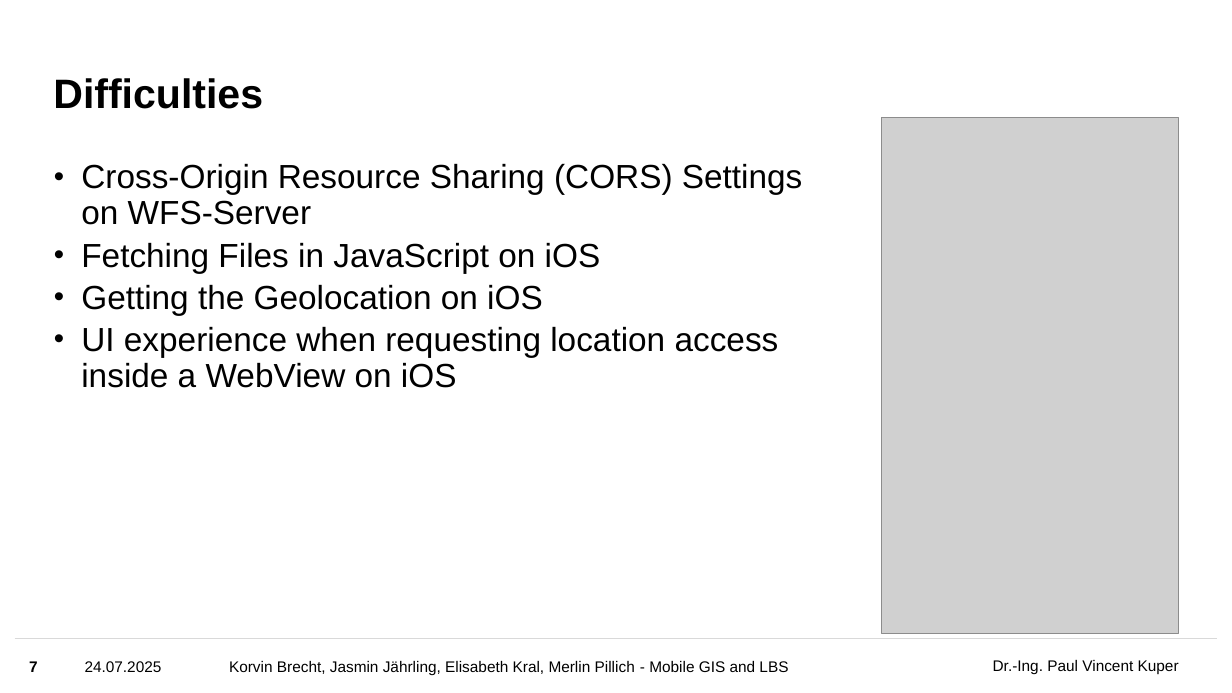
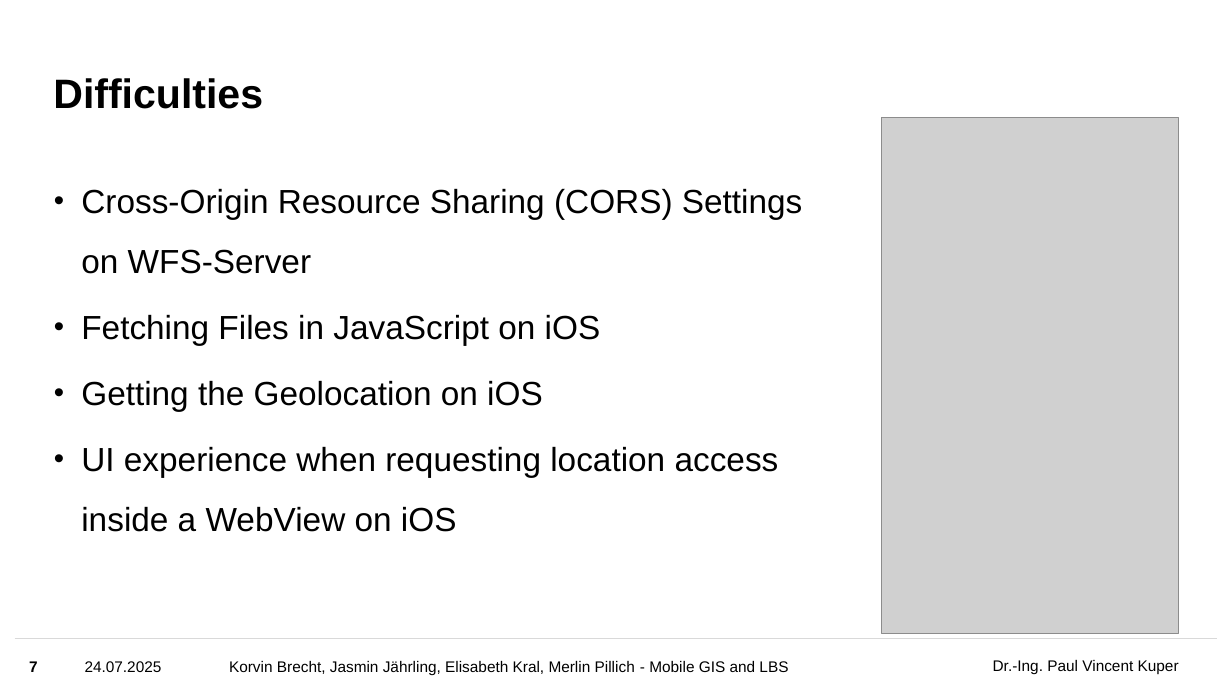
Before and after one commit to 20korvin01/www, a slide deck: slide 7 of presentation/finale_präsentation_mobileGIS_G3.pptx. Drawn at 1232x693 pixels with LibreOffice and Linux fonts; fonts in the diff are those of the drawing; grey boxes stand for pictures; background and template pictures are left out. Boxes give left, top, right and bottom in pixels: in the first picture for what was removed or moved away, otherwise in the second. Text is boxed around its words. In the diff, an @@ line names an element or a change of style, - is before the commit and + after.

```diff
--- a/presentation/finale_präsentation_mobileGIS_G3.pptx
+++ b/presentation/finale_präsentation_mobileGIS_G3.pptx
@@ text "Cross-Origin Resource Sharing (CORS) Settings ..." at [81, 188, 802, 532]: line spacing 0.9 to 1.5 @@
```
Also in this commit, not shown: 1 other file.
